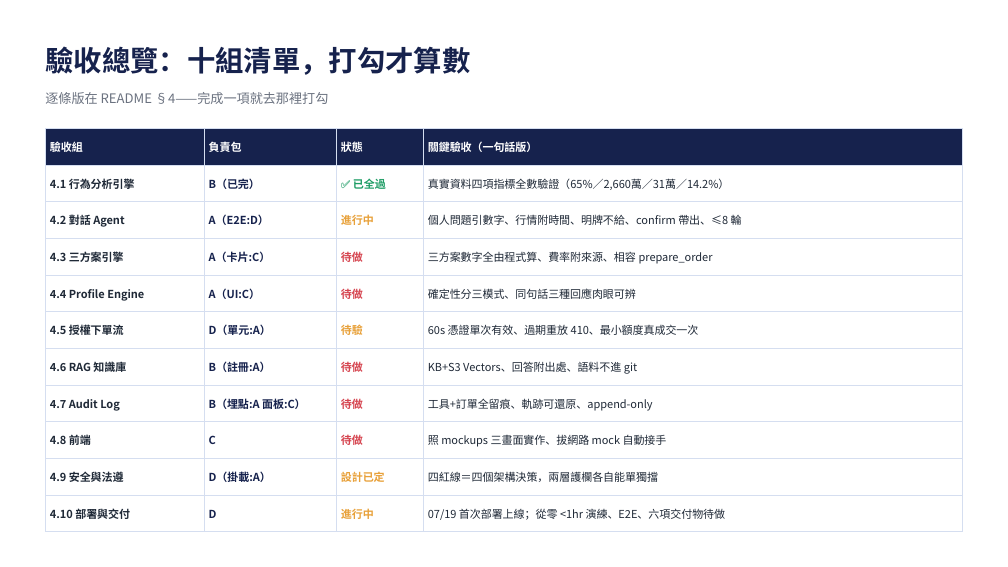
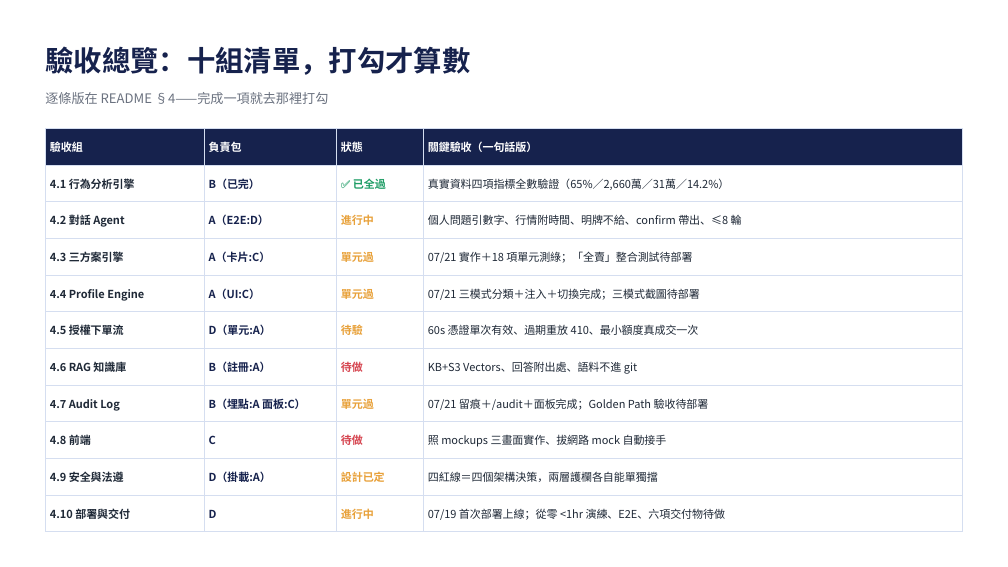
Before and after one commit to giont565/MaiMate, a slide deck: slide 21 of docs/MaiMate_開發手冊.pptx. Drawn at 1008x567 pixels with LibreOffice and Linux fonts; fonts in the diff are those of the drawing. Boxes give left, top, right and bottom in pixels: in the first picture for what was removed or moved away, otherwise in the second. Text is boxed around its words. In the diff, an @@ line names an element or a change of style, - is before the commit and + after.

```diff
--- a/docs/MaiMate_開發手冊.pptx
+++ b/docs/MaiMate_開發手冊.pptx
@@ table at <box>45,129,963,524</box> @@
-row 4, column 3: 待做
+row 4, column 3: 單元過
-row 4, column 4: 三方案數字全由程式算、費率附來源、相容 prepare_order
+row 4, column 4: 07/21 實作＋18 項單元測綠；「全賣」整合測試待部署
-row 5, column 3: 待做
+row 5, column 3: 單元過
-row 5, column 4: 確定性分三模式、同句話三種回應肉眼可辨
+row 5, column 4: 07/21 三模式分類＋注入＋切換完成；三模式截圖待部署
-row 8, column 3: 待做
+row 8, column 3: 單元過
-row 8, column 4: 工具+訂單全留痕、軌跡可還原、append-only
+row 8, column 4: 07/21 留痕＋/audit＋面板完成；Golden Path 驗收待部署
```
Also in this commit, not shown: 6 other slides changed, 19 other files.
